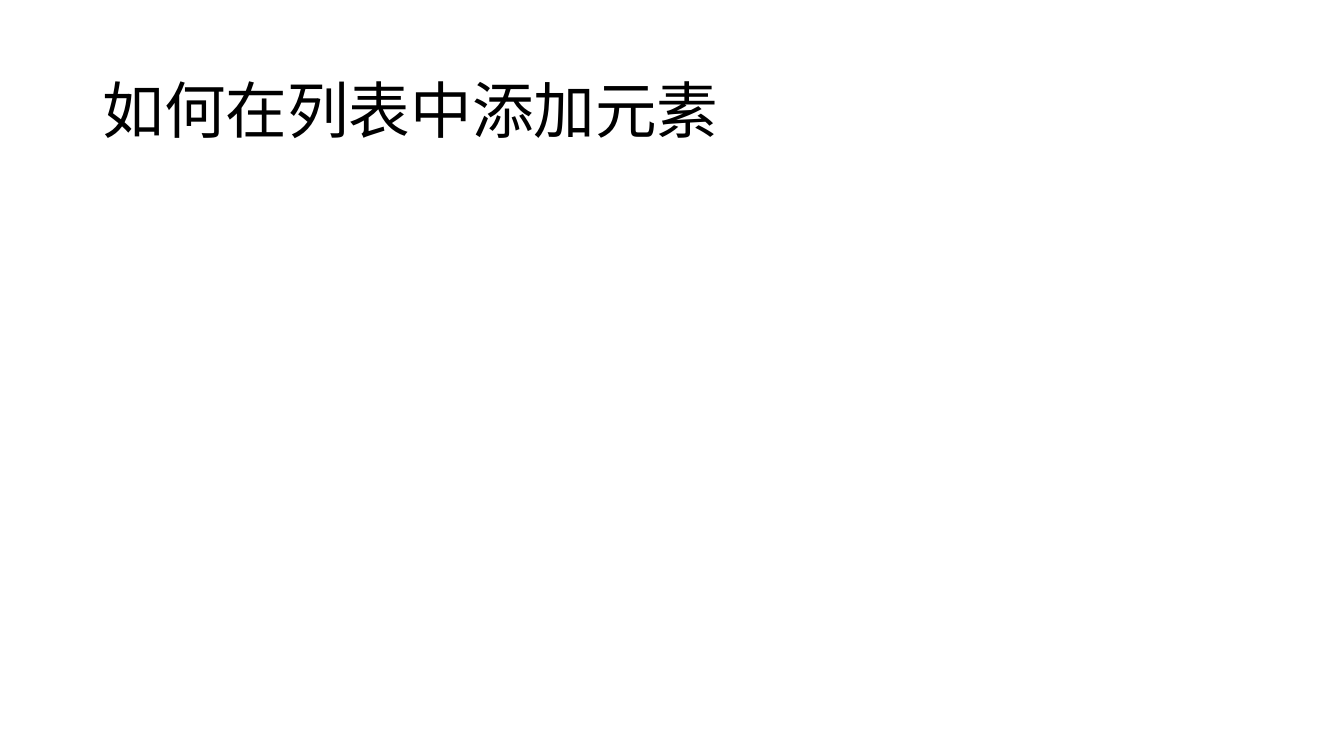
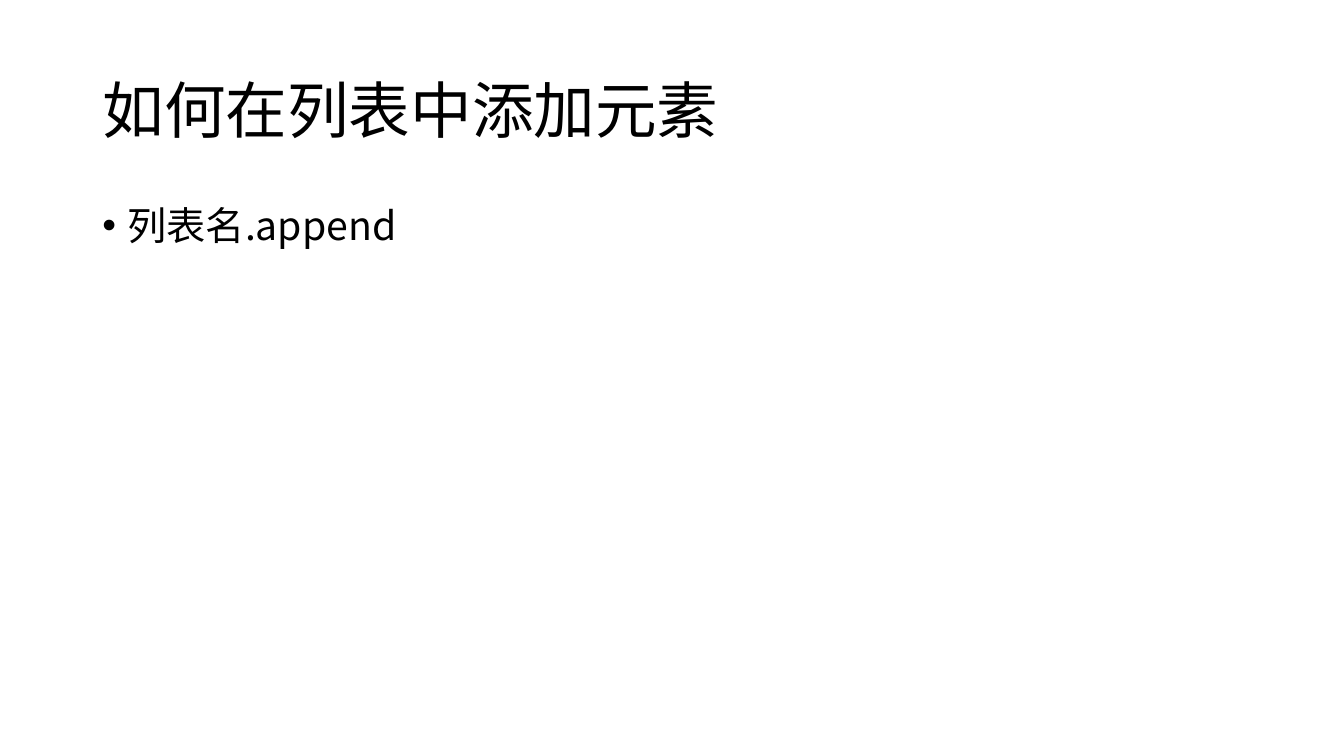
Before and after one commit to zhangch-zc/python_lesson, a slide deck: slide 5 of lesson5_列表.pptx. Drawn at 1344x756 pixels with LibreOffice and Linux fonts; fonts in the diff are those of the drawing. Boxes give left, top, right and bottom in pixels: in the first picture for what was removed or moved away, otherwise in the second. Text is boxed around its words. In the diff, an @@ line names an element or a change of style, - is before the commit and + after.

```diff
--- a/lesson5_列表.pptx
+++ b/lesson5_列表.pptx
@@ text added at [128,207,397,249], 28 pt, text #000000 @@
+• 列表名.append
```
Also in this commit, not shown: 1 other slide changed.
